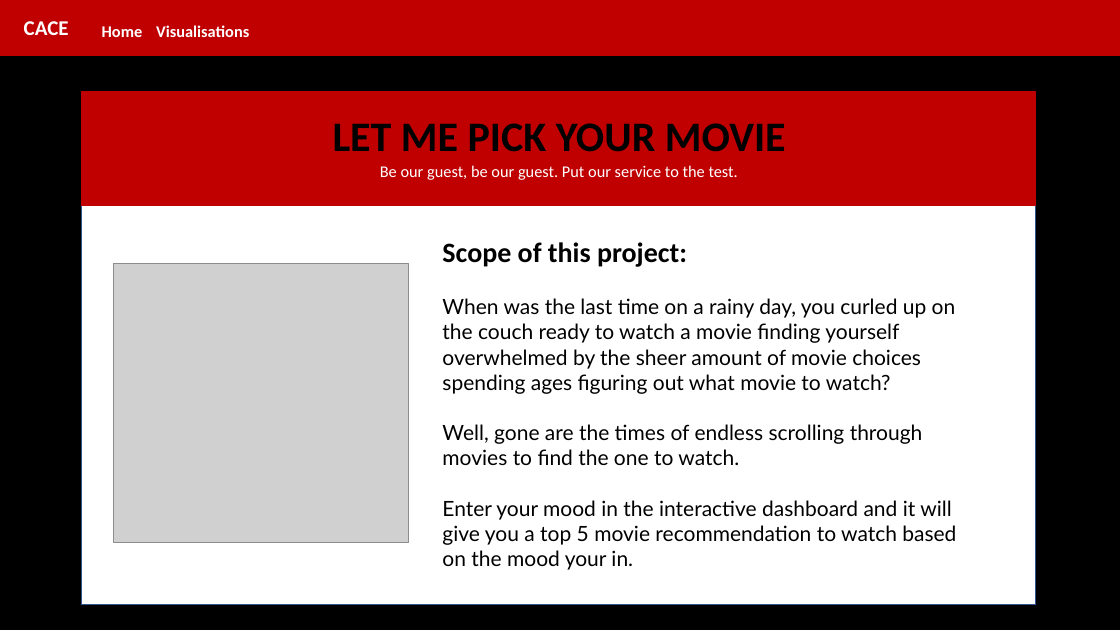
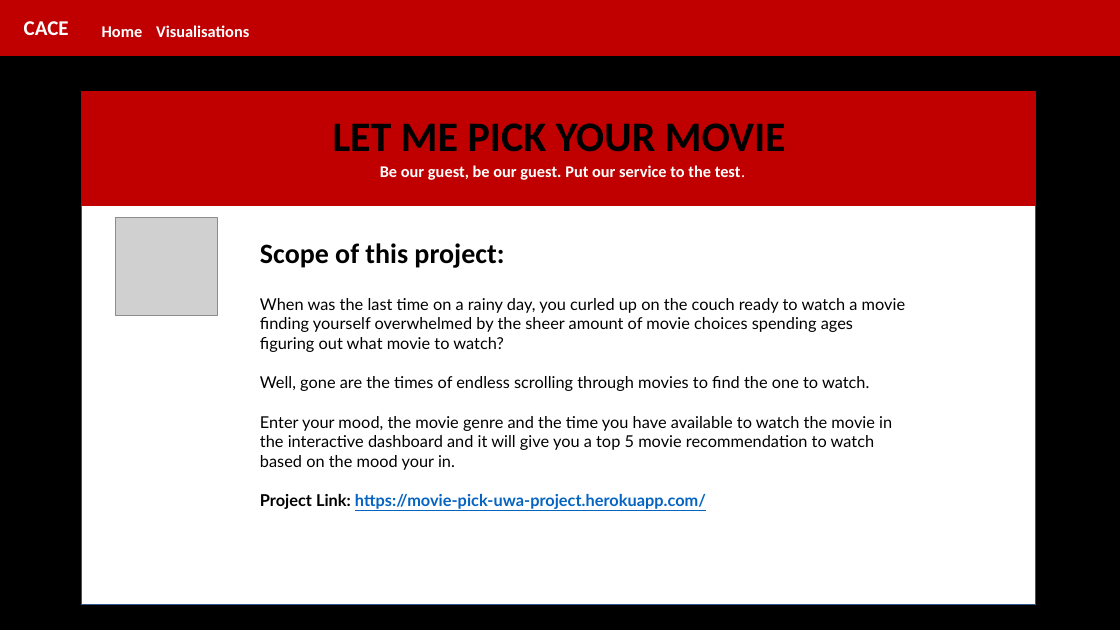
Before and after one commit to CarmenK2/Movie_Pick, a slide deck: slide 2 of Presentation/MoviePick.pptx. Drawn at 1120x630 pixels with LibreOffice and Linux fonts; fonts in the diff are those of the drawing; grey boxes stand for pictures. Boxes give left, top, right and bottom in pixels: in the first picture for what was removed or moved away, otherwise in the second. Text is boxed around its words. In the diff, an @@ line names an element or a change of style, - is before the commit and + after.

Commit message:
Updated Presentation

```diff
--- a/Presentation/MoviePick.pptx
+++ b/Presentation/MoviePick.pptx
@@ text "Be our guest, be our ..." at (380,165,745,180): bold on @@
@@ picture: place and size @@
-picture at (113,264,408,543)
+picture at (115,218,218,315)
@@ text "Scope of this project:": place and size @@
-text "Scope of this project:" at (442,242,956,570)
+text "Scope of this project:" at (260,243,906,509)
@@ text at (260,298,906,391): size 18 to 14 pt in "When was the last time on a ...", "Well, gone are the times of endless ..." @@
@@ text at (260,416,892,509): text changed; size 18 to 14 pt @@
-Enter your mood in the interactive dashboard and it will give you a top 5 movie recommendation to watch based on the mood your in.
+Enter your mood, the movie genre and the time you have available to watch the movie in the interactive dashboard and it will give you a top 5 movie recommendation to watch based on the mood your in.
+Project Link: https://movie-pick-uwa-project.herokuapp.com/
```
Also in this commit, not shown: 2 other slides changed, 10 slides added, 19 other files.
